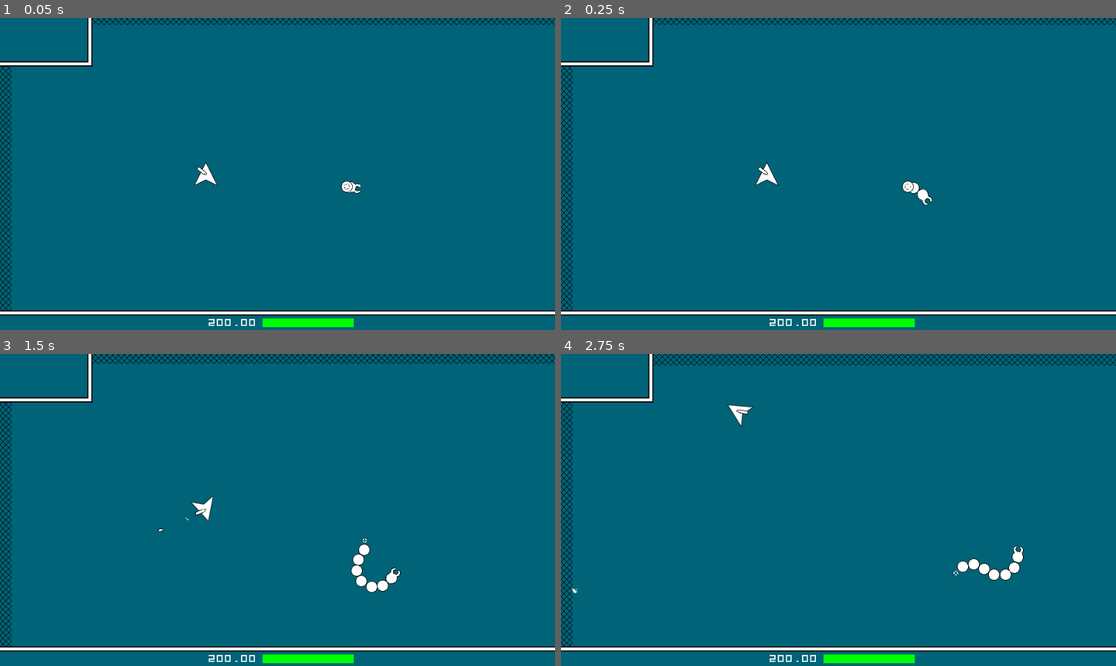
Above: before the commit, frames 1-4 (two rows, left to right).
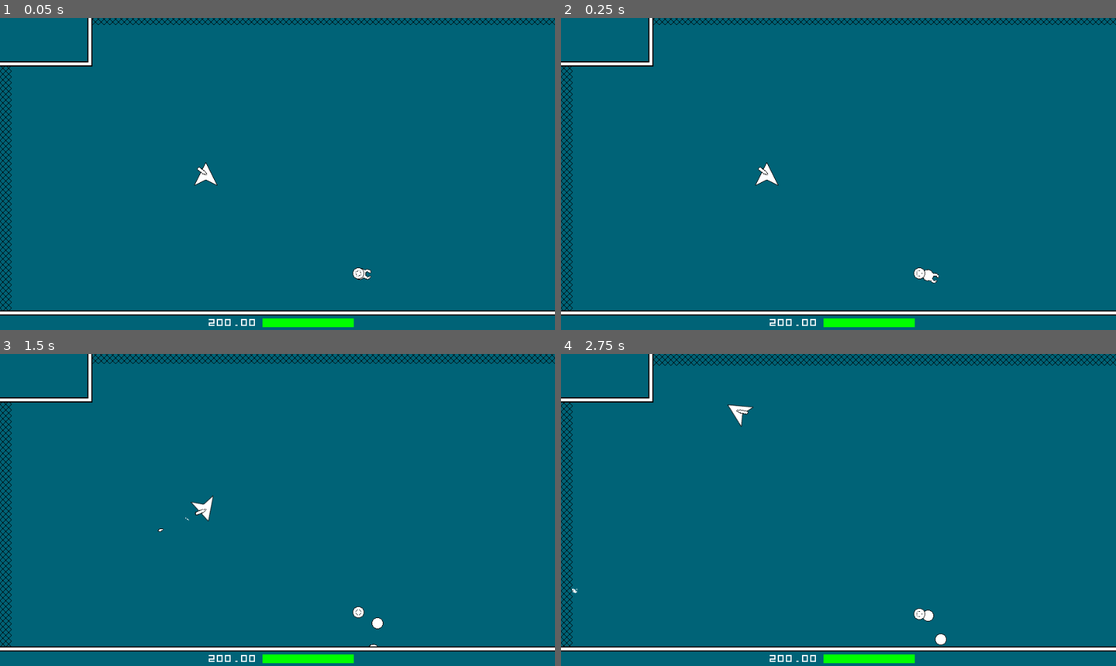
Above: after the commit, the same moments.

Repository: LangII/ProjectSpaceMiner
Game: Godot game, scene res://scenes/Main.tscn
The game is run twice, just before and just after one commit, with the same random seed, the same clock (stepped at 60 frames per second) and the same inputs.
Inputs (mouse positions are in pixels of both pictures, inside the frame that each line leads up to):
- Up to frame 1 (0.05 s): no input
- Up to frame 2 (0.25 s): no input
- Up to frame 3 (1.5 s): move the mouse to (399, 494) at 0.52 s; hold D (right) 0.53-1.28 s; tap T (test) at 0.6 s; move the mouse to (166, 525) at 1.27 s; hold S (down) from 1.28 s (still down); click (166, 525) at 1.35 s
- Up to frame 4 (2.75 s): tap T (test) at 1.55, 2.1 s; move the mouse to (894, 441) at 2.02 s; release S (down) at 2.03 s; hold D (right) from 2.03 s (still down)

The runs differ from the first frame. In frame 1, 0.2% of the frame differs, in the area x 61-67%, y 52-84%; in frame 2, 0.3%; in frame 3, 0.6%; in frame 4, 0.7%, in the area x 63-84%, y 61-94%.

Commit message:
wip: enemy02 movement

Diff:
--- a/scenes/Main.tscn
+++ b/scenes/Main.tscn
@@ -8,8 +8,8 @@
 [node name="Main" type="Node"]
 script = ExtResource( 1 )
 
-[node name="Utilities" parent="." instance=ExtResource( 2 )]
+[node name="Controls" parent="." instance=ExtResource( 4 )]
 
 [node name="Data" parent="." instance=ExtResource( 3 )]
 
-[node name="Controls" parent="." instance=ExtResource( 4 )]
+[node name="Utilities" parent="." instance=ExtResource( 2 )]
--- a/scripts/Controls.gd
+++ b/scripts/Controls.gd
@@ -1,5 +1,8 @@
 
 extends Node
+
+var tile_width = 20
+var tile_height = 20
 
 var tile_map_width = 200
 var tile_map_height = 200
--- a/scripts/Data.gd
+++ b/scripts/Data.gd
@@ -1,6 +1,7 @@
 
 extends Node
 
+### key = '%s,%s' % [y, x]
 """
 {
     0,0: {
--- a/scripts/Enemy02.gd
+++ b/scripts/Enemy02.gd
@@ -17,8 +17,14 @@
 onready var tail_spin_dir = util.getRandomItemFromArray([+1, -1])
 
 ### movement
-onready var SPEED = 120
-onready var TURN_SHARPNESS = 3.5
+
+#onready var SPEED = 80
+#onready var INNER_TURN_SHARPNESS = 3.8
+onready var SPEED = 60
+onready var INNER_TURN_SHARPNESS = 1.5
+
+onready var OUTER_TURN_DEG = 70
+
 onready var turn_dir = +1
 onready var cur_dir = 90
 onready var cur_vector = Vector2(0, SPEED)
@@ -28,12 +34,30 @@
 onready var SEGMENT_COUNT = 6
 onready var SEGMENT_DIAMETER = 20
 onready var TAIL_DIAMETER = 10
-onready var SPEED_TO_DIST_MODIFIER = 65.0
+
+#onready var SPEED_TO_DIST_MODIFIER = 60.0
+onready var SPEED_TO_DIST_MODIFIER = 150.0
+
 onready var SPINE_TO_SPINE_DIST = null
 onready var SEGMENT_TO_SEGMENT_SPINE_COUNT = null
 onready var SEGMENT_TO_TAIL_SPINE_COUNT = null
 onready var TOTAL_SPINE_COUNT = null
 
+onready var target = Vector2(620, 2000)
+
+onready var dist_to_target = 0.0
+onready var prev_dist_to_target = 0.0
+onready var angle_to_target = 0.0
+onready var prev_angle_to_target = 0.0
+onready var angle_to_target_is_expanding = null
+onready var is_approaching_target = null
+
+onready var NEW_TARGET_SENS_DIST_MIN = 20
+onready var NEW_TARGET_DIST_MIN = 200
+onready var NEW_TARGET_DIST_MAX = 400
+
+onready var is_touching_wall = false
+
 
 ####################################################################################################
 
@@ -50,7 +74,27 @@
 func _process(_delta:float) -> void:
 
     updateCurDir()
-    var col = move_and_collide(getCurVector() * _delta, false)
+
+    updateCurVector()
+
+    var col = move_and_collide(cur_vector * _delta, false)
+
+    is_touching_wall = false
+
+    if col:
+
+#        print("col = ", col)
+
+        if col.collider.name == 'TileMap':
+
+#            print("col.normal = ", col.normal)
+
+            is_touching_wall = true
+
+#            cur_vector = cur_vector.bounce(col.normal)
+
+#            target = Vector2(600, 450)
+            genNewTargetFromCol(col)
 
     rotation_degrees = cur_dir
 
@@ -59,6 +103,28 @@
     moveSegmentsAlongSpine()
 
     spinTail()
+
+    updateDistsToTarget()
+
+    updateAnglesToTarget()
+
+    updateIsApproachingTarget()
+
+    updateAngleToTargetIsExpanding()
+
+    if is_touching_wall and angle_to_target > OUTER_TURN_DEG:  SPEED = 0
+    else:  SPEED = 60
+
+#    print("is_approaching_target = ", is_approaching_target)
+
+    if not is_touching_wall and is_approaching_target and angle_to_target_is_expanding and angle_to_target > OUTER_TURN_DEG:
+        changeTurnDir()
+
+    if dist_to_target <= NEW_TARGET_SENS_DIST_MIN:
+
+#        print("IS HAPPENING!!!")
+
+        genNewTarget()
 
 
 ####################################################################################################
@@ -78,18 +144,22 @@
     for child in get_children():
         if child.name.begins_with('Body'):  segment_names += [child.name]
 
-    var segment_lag = 0  # without lag, the segments will naturally space themselves out a little
+    var segment_lag = 0  # without "lag", the segments will naturally space themselves out a little
     for segment_name in segment_names:
         var segment_num = int(segment_name.replace('Body', ''))
-        var spine_i = (SEGMENT_TO_SEGMENT_SPINE_COUNT * segment_num) - 1 - segment_lag
-        segments_map[segment_name] = {'spine_i': spine_i, 'node': get_node(segment_name)}
+        segments_map[segment_name] = {
+            'spine_i': (SEGMENT_TO_SEGMENT_SPINE_COUNT * segment_num) - 1 - segment_lag,
+            'node': get_node(segment_name)
+        }
         segment_lag += 1
 
-    var tail_spine_i = (
-        (SEGMENT_TO_SEGMENT_SPINE_COUNT * SEGMENT_COUNT) +
-        SEGMENT_TO_TAIL_SPINE_COUNT - 1 - segment_lag
-    )
-    segments_map['Tail'] = {'spine_i': tail_spine_i, 'node': get_node('Tail')}
+    segments_map['Tail'] = {
+        'spine_i': (
+            (SEGMENT_TO_SEGMENT_SPINE_COUNT * SEGMENT_COUNT) +
+            SEGMENT_TO_TAIL_SPINE_COUNT - 1 - segment_lag
+        ),
+        'node': get_node('Tail')
+    }
 
 
 func moveSegmentsToIgnored() -> void:
@@ -99,14 +169,17 @@
         $Ignored.add_child(segment_node)
 
 
+####################################################################################################
+
+
 func updateCurDir() -> void:
-    cur_dir = cur_dir + (TURN_SHARPNESS * turn_dir)
+    cur_dir = cur_dir + (INNER_TURN_SHARPNESS * turn_dir)
     var dec = cur_dir - int(cur_dir)
     cur_dir = (int(cur_dir) % 360) + dec
 
 
-func getCurVector() -> Vector2:
-    return Vector2(0, -SPEED).rotated(deg2rad(cur_dir))
+func updateCurVector() -> void:
+    cur_vector = Vector2(0, -SPEED).rotated(deg2rad(cur_dir))
 
 
 func updateSpine() -> void:
@@ -116,10 +189,77 @@
 
 func moveSegmentsAlongSpine() -> void:
     for segment_name in segments_map.keys():
-        var segment_node = segments_map[segment_name]['node']
-        var new_pos = spine[segments_map[segment_name]['spine_i']]
-        segment_node.global_position = new_pos
+        segments_map[segment_name]['node'].global_position = spine[segments_map[segment_name]['spine_i']]
 
 
 func spinTail() -> void:
     $Ignored/Tail/TailImg.rotation_degrees += TAIL_SPIN_SPEED * tail_spin_dir
+
+
+####################################################################################################
+
+
+func updateDistsToTarget() -> void:
+    prev_dist_to_target = dist_to_target
+    dist_to_target = spine[0].distance_to(target)
+
+
+func updateAnglesToTarget() -> void:
+    prev_angle_to_target = angle_to_target
+    angle_to_target = rad2deg(abs((target - spine[1]).angle_to(spine[0] - spine[1])))
+
+
+func updateIsApproachingTarget() -> void:
+    is_approaching_target = true if dist_to_target < prev_dist_to_target else false
+
+
+func updateAngleToTargetIsExpanding() -> void:
+    angle_to_target_is_expanding = true if angle_to_target > prev_angle_to_target else false
+
+
+func changeTurnDir() -> void:
+    turn_dir *= -1
+
+
+func genNewTarget() -> void:
+
+    """ gen new target within hard coded limits """
+#    target = Vector2(util.getRandomInt(400, 600), util.getRandomInt(100, 400))
+
+    """ gen new target at random angle at NEW_TARGET_DIST_MAX dist from cur pos """
+    var target_dist = util.getRandomInt(NEW_TARGET_DIST_MIN, NEW_TARGET_DIST_MAX)
+    var target_vector = Vector2(target_dist, 0).rotated(deg2rad(util.getRandomInt(0, 360)))
+    target = global_position + target_vector
+
+
+func genNewTargetFromCol(col:KinematicCollision2D) -> void:
+#    var dist_to_new_target = global_position.distance_to(target)
+#    var angle_to_new_target = util.convAngleTo360Range(rad2deg(cur_vector.bounce(col.normal).angle()))
+
+#    var angle_to_new_target = util.convAngleTo360Range(rad2deg(col.normal.angle()))
+#    print("\nangle_to_new_target = ", angle_to_new_target)
+#    var vector_to_new_target = Vector2(NEW_TARGET_DIST_MAX, 0).rotated(deg2rad(angle_to_new_target))
+#    print("vector_to_new_target = ", vector_to_new_target)
+#    target = global_position + vector_to_new_target
+#    print("target = ", target)
+
+#    var old_vector = global_position.direction_to(target)
+#    var new_vector = old_vector.bounce(col.normal)
+#    target = global_position + Vector2(util.getRandomInt(NEW_TARGET_DIST_MIN, NEW_TARGET_DIST_MAX), 0).rotated(new_vector.angle())
+
+    var new_target_dist = util.getRandomInt(NEW_TARGET_DIST_MIN, NEW_TARGET_DIST_MAX)
+    var new_target_angle_mod = util.getRandomInt(-10, 10)
+    target = global_position + Vector2(new_target_dist, 0).rotated(
+#        col.normal.angle() + deg2rad(new_target_angle_mod)
+        col.normal.angle()
+    )
+
+#    print("\nglobal_position = ", global_position)
+#    print("target =            ", target)
+
+
+"""
+TURNOVER NOTES:
+- When genNewTarget() due to collision, need to include collision reflection in the genNewTarget()
+calculation.
+"""
--- a/scripts/EnemyGenLogic.gd
+++ b/scripts/EnemyGenLogic.gd
@@ -73,10 +73,8 @@
 func genEnemy02s() -> void:
 
     var enemy_inst = enemy_02.instance()
-    enemy_inst.global_position = Vector2(600, 300)
+    enemy_inst.global_position = Vector2(620, 450)
     _enemies_.add_child(enemy_inst)
-
-#    enemy_inst.moveSegmentsToIgnored()
 
 
 ####################################################################################################
--- a/scripts/Main.gd
+++ b/scripts/Main.gd
@@ -5,9 +5,9 @@
 
 func _ready():
 
-#    var mod = 9 % 360
+#    var test = util.convTileMapPosToGlobalPos(Vector2())
 #
-#    print("mod = ", mod)
+#    print("test = ", test
 #
 #    return
 
@@ -24,10 +24,31 @@
 
     if Input.is_action_just_pressed('test'):
 
-        var enemy_02 = get_node('Gameplay/Enemies/Enemy02')
+        var enemy = get_node('Gameplay/Enemies/Enemy02')
 
-        if enemy_02.turn_dir == +1:  enemy_02.turn_dir = -1
-        else:  enemy_02.turn_dir = +1
+        print("\nname =                     ", enemy.name)
+        print("global_position =              ", enemy.global_position)
+        print("target =                       ", enemy.target)
+        print("is_touching_wall =             ", enemy.is_touching_wall)
+        print("angle_to_target =              ", enemy.angle_to_target)
+        print("is_approaching_target =        ", enemy.is_approaching_target)
+        print("angle_to_target_is_expanding = ", enemy.angle_to_target_is_expanding)
+
+#        var test_x = 10
+#        var test_y = 50
+#        var data_tiles_value = get_node('Data').tiles['%s,%s' % [test_y, test_x]]
+#        var test_vector = Vector2(data_tiles_value['x'], data_tiles_value['y'])
+#
+#        var test = get_node('Utilities').convTileMapPosToGlobalPos(test_vector)
+#
+#        print("test_x =      ", test_x)
+#        print("test_y =      ", test_y)
+#        print("test_vector = ", test_vector)
+#        print("test =        ", test)
+
+#        var enemy_02 = get_node('Gameplay/Enemies/Enemy02')
+
+#        enemy_02.changeTurnDir()
 
 #        print("enemy_02.spine = ", enemy_02.spine)
 
--- a/scripts/Utilities.gd
+++ b/scripts/Utilities.gd
@@ -1,5 +1,9 @@
 
 extends Node
+
+onready var main = get_node('/root/Main')
+onready var data = get_node('/root/Main/Data')
+onready var ctrl = get_node('/root/Main/Controls')
 
 onready var rng = RandomNumberGenerator.new()
 
@@ -64,3 +68,32 @@
 
 func getRandomBool(_true_perc:float=0.50) -> bool:
     return getRandomItemFromArrayWithWeights([true, false], [_true_perc, 1.0 - _true_perc])
+
+
+func convAngleTo360Range(_angle:float) -> float:
+    if _angle >= 0:  return _angle
+    else:  return (_angle * -1) + 180
+
+
+func convTileMapPosToGlobalPos(tile_map_pos:Vector2, global_pos_type:String='middle') -> Vector2:
+    var global_pos = data.tiles['%s,%s' % [tile_map_pos.y, tile_map_pos.x]]['global_pos_center']
+    global_pos = Vector2(global_pos[0], global_pos[1])
+    var width_adjust = ctrl.tile_width / 2
+    var height_adjust = ctrl.tile_height / 2
+    var adjust = {}
+    match global_pos_type:
+        'top_left':     adjust = {'x': -width_adjust, 'y': -height_adjust}
+        'top':          adjust = {'x': 0,             'y': -height_adjust}
+        'top_right':    adjust = {'x': +width_adjust, 'y': -height_adjust}
+        'center_left':  adjust = {'x': -width_adjust, 'y': 0             }
+        'middle':       adjust = {'x': 0,             'y': 0             }
+        'center_right': adjust = {'x': +width_adjust, 'y': 0             }
+        'bottom_left':  adjust = {'x': -width_adjust, 'y': +height_adjust}
+        'bottom':       adjust = {'x': 0,             'y': +height_adjust}
+        'bottom_right': adjust = {'x': +width_adjust, 'y': +height_adjust}
+    global_pos.x += adjust['x']
+    global_pos.y += adjust['y']
+    return global_pos
+
+
+#func convGlobalPosToTileMapPos(global_pos:Vector2) -> Vector2:
